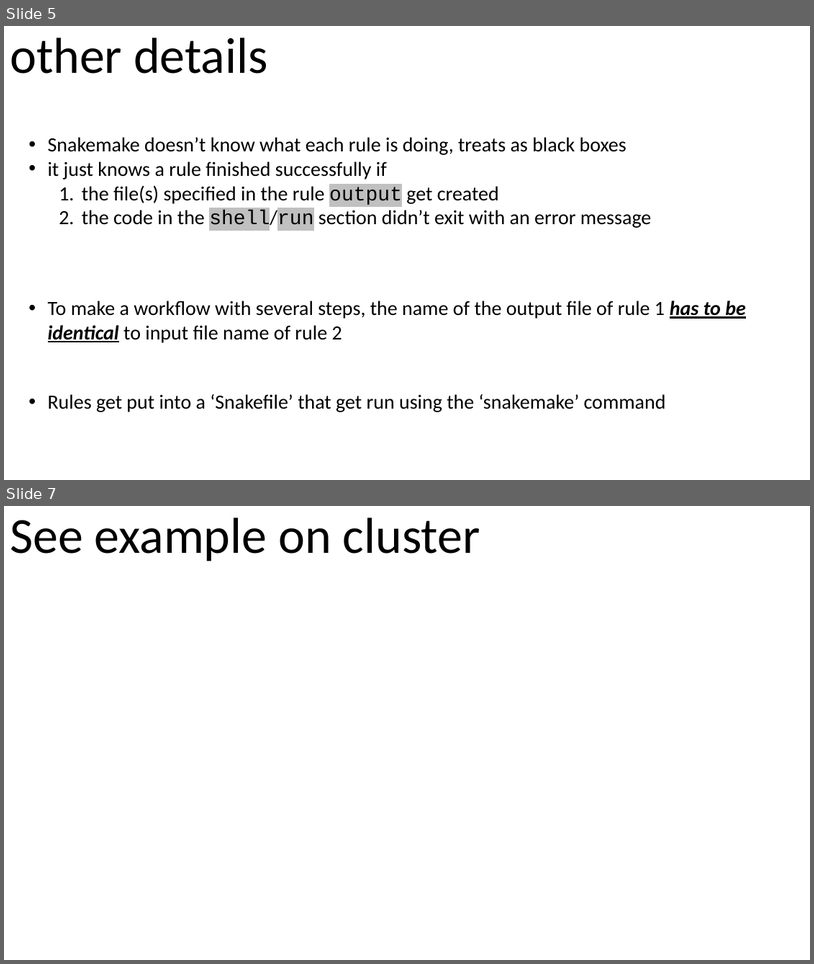
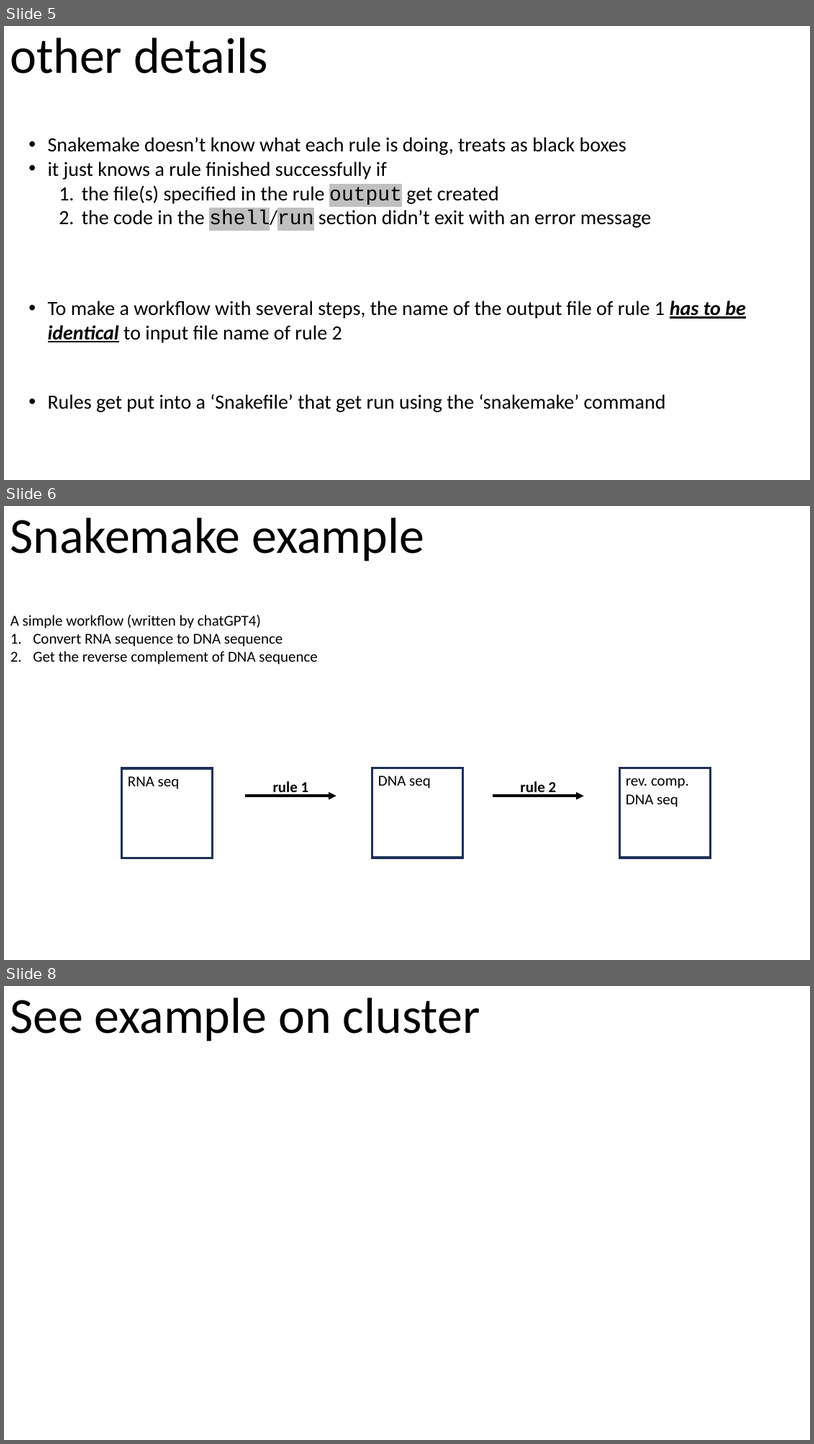
Before and after one commit to brian-arnold/intro_compbio_workflows_2024, a slide deck: slides/part2_snakemake.pptx. Shown one above the other, each under a label of ours: slides 5 and 7 before the commit, slides 5, 6 and 8 after it; the slides between them are not shown. The pictures are 814x964 and 814x1444 pixels, drawn with LibreOffice and Linux fonts; fonts in the diff are those of the drawing. Boxes give left, top, right and bottom in pixels: in the first picture for what was removed or moved away, otherwise in the second. Text is boxed around its words. In the diff, an @@ line names an element or a change of style, - is before the commit and + after.

```diff
--- a/slides/part2_snakemake.pptx
+++ b/slides/part2_snakemake.pptx
@@ slide 6 added at [4, 506, 810, 960], background #FFFFFF @@
@@ text added at [10, 518, 424, 561], 60 pt, text #000000 @@
+Snakemake example
@@ text added at [10, 615, 317, 664], 18 pt, text #000000 @@
+A simple workflow (written by chatGPT4)
+1. Convert RNA sequence to DNA sequence
+2. Get the reverse complement of DNA sequence
@@ rectangle added at [122, 768, 213, 857], fill #FFFFFF, outline #1E3256 3 pt @@
@@ text added at [128, 776, 180, 789], 18 pt, text #000000 @@
+RNA seq
@@ text added at [273, 781, 309, 796], 18 pt, text #000000, bold @@
+rule 1
@@ rectangle added at [373, 768, 463, 857], fill #FFFFFF, outline #1E3256 3 pt @@
@@ text added at [378, 775, 431, 788], 18 pt, text #000000 @@
+DNA seq
@@ text added at [520, 781, 557, 796], 18 pt, text #000000, bold @@
+rule 2
@@ rectangle added at [620, 768, 711, 857], fill #FFFFFF, outline #1E3256 3 pt @@
@@ text added at [626, 777, 689, 807], 18 pt, text #000000 @@
+rev. comp. DNA seq
@@ arrow added from (245, 795) to (337, 795), #000000 3 pt @@
@@ arrow added from (494, 795) to (584, 795), #000000 3 pt @@
@@ what was slide 7 is now slide 8 @@
```
Also in this commit, not shown: 5 slides changed, 1 other slide added, 1 slide removed.
